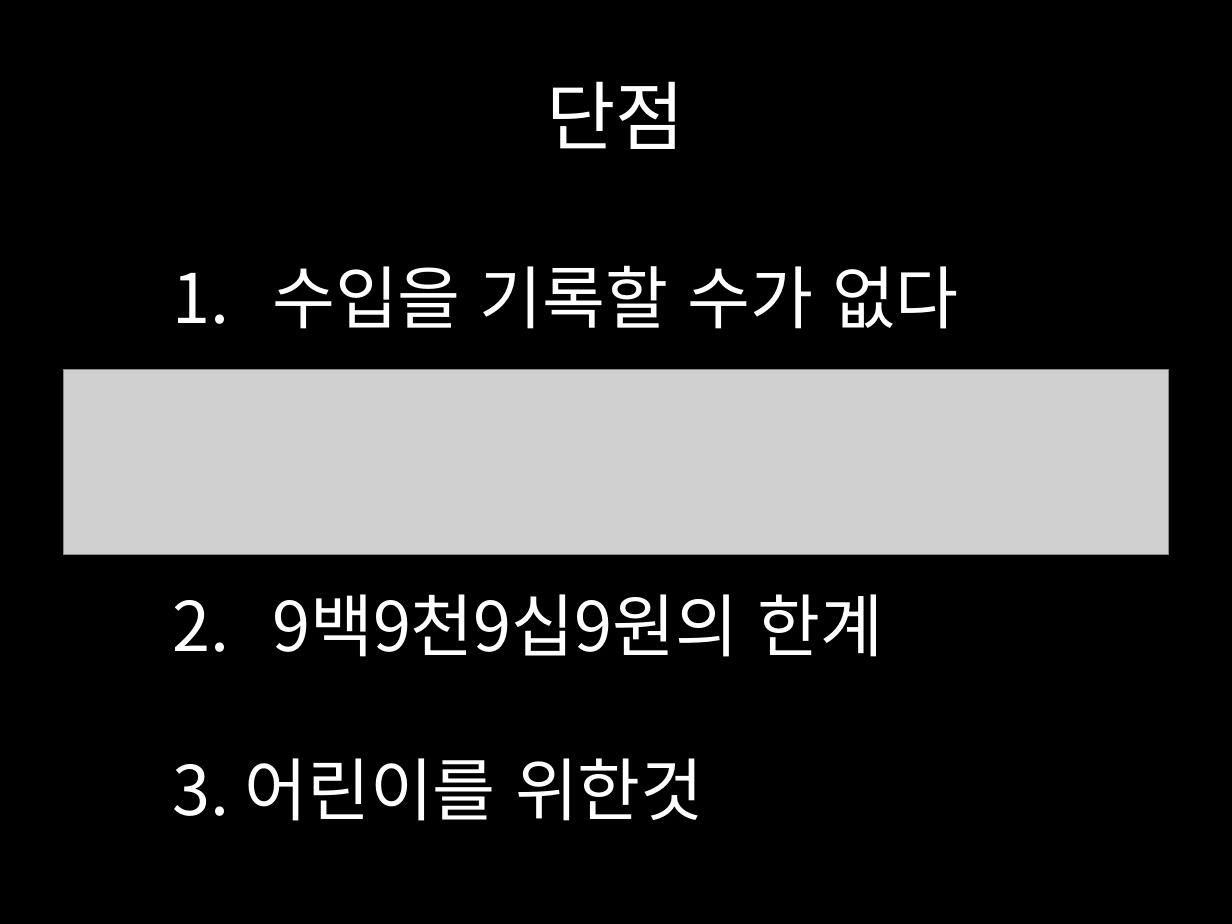
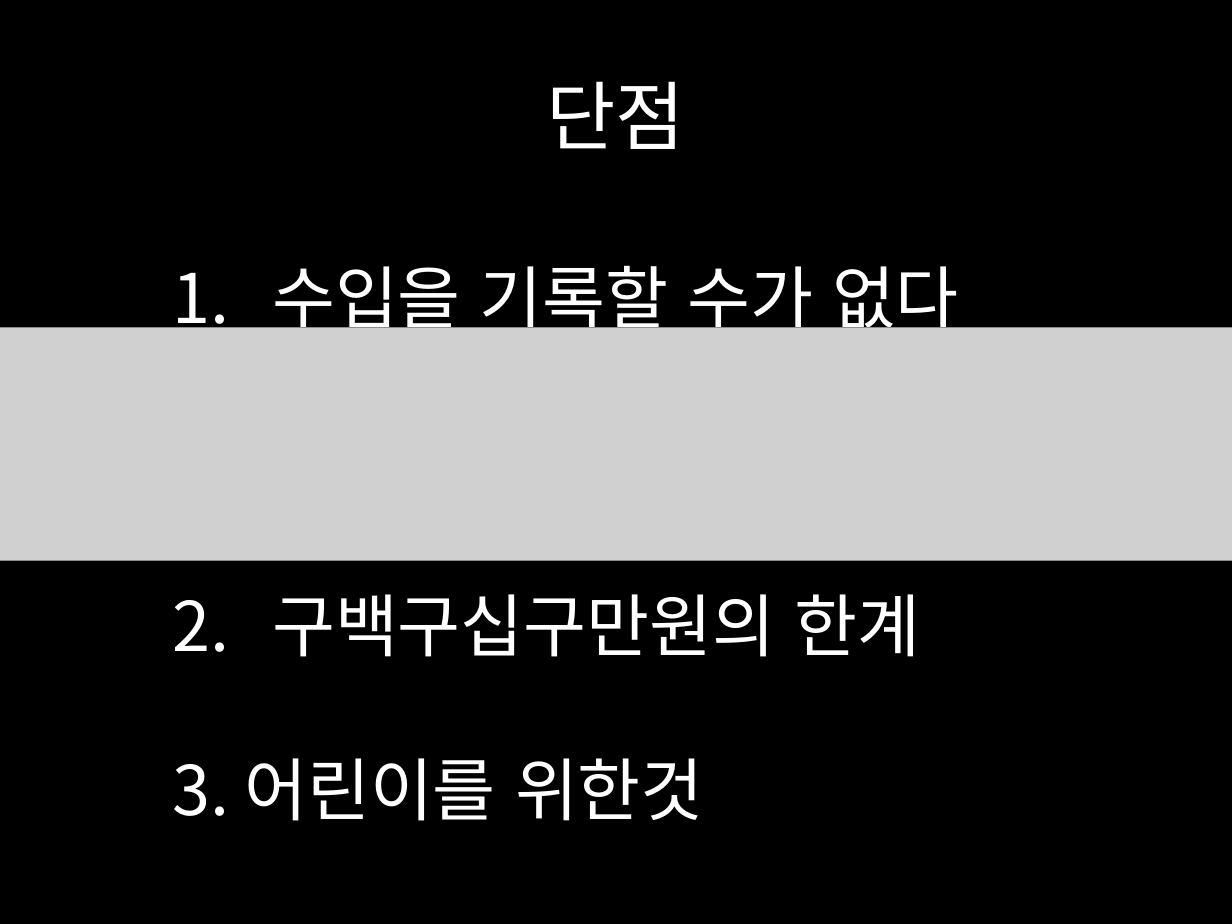
Before and after one commit to limjunghoon/fmfinance, a slide deck: slide 9 of trunk/DOC/Egg Money 기능 분석.pptx. Drawn at 1232x924 pixels with LibreOffice and Linux fonts; fonts in the diff are those of the drawing; grey boxes stand for pictures. Boxes give left, top, right and bottom in pixels: in the first picture for what was removed or moved away, otherwise in the second. Text is boxed around its words. In the diff, an @@ line names an element or a change of style, - is before the commit and + after.

```diff
--- a/trunk/DOC/Egg Money 기능 분석.pptx
+++ b/trunk/DOC/Egg Money 기능 분석.pptx
@@ picture: place and size @@
-picture at (63, 370, 1168, 554)
+picture at (0, 328, 1232, 562)
@@ text at (272, 594, 920, 657): text changed @@
-2. 9백9천9십9원의 한계
+2. 구백구십구만원의 한계
```
Also in this commit, not shown: 1 other slide changed.
